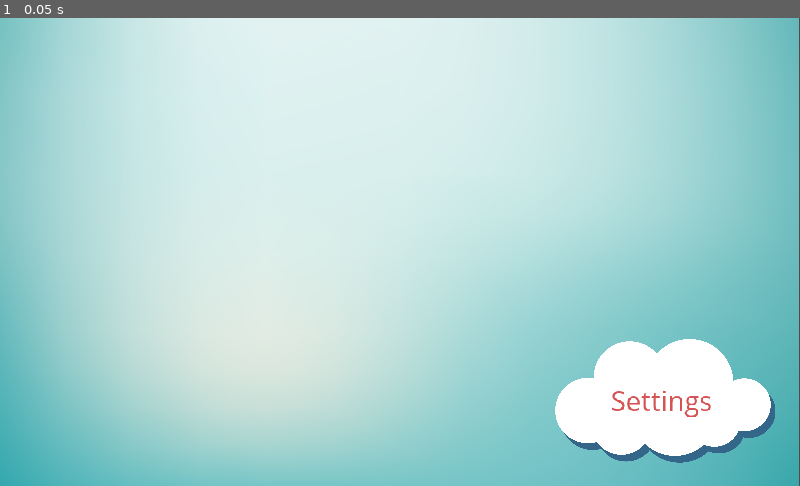
Above: before the commit, frame 1.
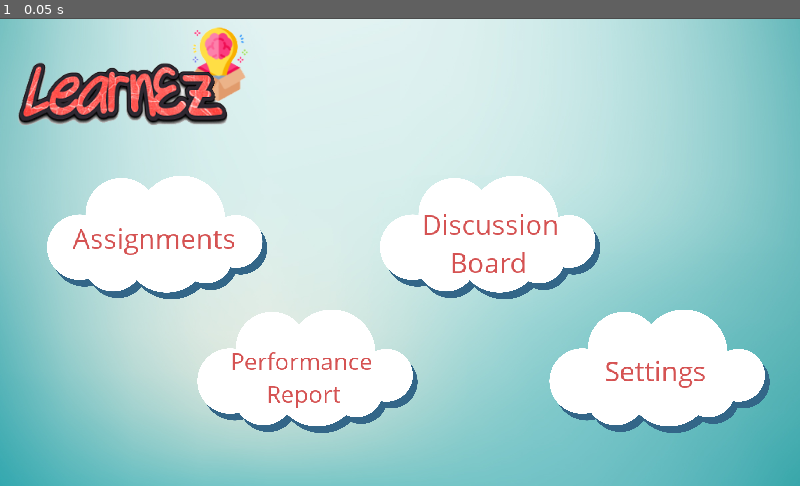
Above: after the commit, the same moment.

Repository: jermsinarocket/SSAD_LearnEz
Game: Godot game, scene res://entities/Menu/Teacher_MainMenu_Controller.tscn
Same seed, same stepped clock (60 frames per second), same inputs: the game is played once before the commit and once after it. This scene is started directly instead of the project's main scene.
Inputs:
- Up to frame 1 (0.05 s): no input

The runs differ from the first frame. In frame 1, 24% of the frame differs, in the area x 0-100%, y 0-100%.

Commit message:
Update

Diff:
--- a/LearnEz/entities/LoginManager/Close_Btn.gd
+++ /dev/null
@@ -1,9 +0,0 @@
-extends Button
-
-func _ready():
-	connect("pressed",self,"close_popup")
-	pass
-
-func close_popup():
-	print("pressed")
-	get_parent().hide()
--- a/LearnEz/entities/LoginManager/Forget_Password.gd
+++ b/LearnEz/entities/LoginManager/Forget_Password.gd
@@ -1,10 +1,10 @@
 extends Sprite
 
-
+#Handles Forget Password Popup
 func _ready():
 	self.hide()
 	$Close_Btn.connect("pressed",self,"on_button_pressed")
-	pass # Replace with function body.
+	pass
 
 func on_button_pressed():
 	get_parent().get_node("Reset_by_Email").hide()
--- a/LearnEz/entities/LoginManager/Forget_Password_Btn.gd
+++ /dev/null
@@ -1,11 +0,0 @@
-extends RichTextLabel
-
-
-func _ready():
-	connect("meta_clicked", self, "_meta_clicked")
-	pass # Replace with function body.
-
-func _meta_clicked(meta):
-	get_parent().get_node("Reset_by_Email").show()
-	get_parent().get_node("Reset_by_ID").show()
-	get_parent().get_node("Forget_Password_Popup").show()
--- a/LearnEz/entities/LoginManager/LoginController.tscn
+++ b/LearnEz/entities/LoginManager/LoginController.tscn
@@ -6,45 +6,42 @@
 [ext_resource path="res://fonts/OpenSans_Normal.tres" type="DynamicFont" id=4]
 [ext_resource path="res://images/button_login.png" type="Texture" id=5]
 [ext_resource path="res://entities/LoginManager/Login_Btn.gd" type="Script" id=6]
-[ext_resource path="res://entities/LoginManager/Forget_Password_Btn.gd" type="Script" id=7]
-[ext_resource path="res://images/modal_box.png" type="Texture" id=8]
-[ext_resource path="res://entities/LoginManager/noAccount_Popup.gd" type="Script" id=9]
-[ext_resource path="res://images/close_button.png" type="Texture" id=10]
-[ext_resource path="res://entities/LoginManager/Forget_Password.gd" type="Script" id=11]
-[ext_resource path="res://images/button_reset.png" type="Texture" id=12]
-[ext_resource path="res://entities/LoginManager/Reset_Btn.gd" type="Script" id=13]
-[ext_resource path="res://entities/LoginManager/reset_by_ID.gd" type="Script" id=14]
-[ext_resource path="res://entities/LoginManager/reset_by_Email.gd" type="Script" id=15]
-[ext_resource path="res://images/frames/loading/frame-0.png" type="Texture" id=16]
-[ext_resource path="res://images/frames/loading/frame-1.png" type="Texture" id=17]
-[ext_resource path="res://images/frames/loading/frame-2.png" type="Texture" id=18]
-[ext_resource path="res://images/frames/loading/frame-3.png" type="Texture" id=19]
-[ext_resource path="res://images/frames/loading/frame-4.png" type="Texture" id=20]
-[ext_resource path="res://images/frames/loading/frame-5.png" type="Texture" id=21]
-[ext_resource path="res://images/frames/loading/frame-6.png" type="Texture" id=22]
-[ext_resource path="res://images/frames/loading/frame-7.png" type="Texture" id=23]
-[ext_resource path="res://images/frames/loading/frame-8.png" type="Texture" id=24]
-[ext_resource path="res://images/frames/loading/frame-9.png" type="Texture" id=25]
-[ext_resource path="res://images/frames/loading/frame-10.png" type="Texture" id=26]
-[ext_resource path="res://images/frames/loading/frame-11.png" type="Texture" id=27]
-[ext_resource path="res://images/frames/loading/frame-12.png" type="Texture" id=28]
-[ext_resource path="res://images/frames/loading/frame-13.png" type="Texture" id=29]
-[ext_resource path="res://images/frames/loading/frame-14.png" type="Texture" id=30]
-[ext_resource path="res://images/frames/loading/frame-15.png" type="Texture" id=31]
-[ext_resource path="res://images/frames/loading/frame-16.png" type="Texture" id=32]
-[ext_resource path="res://images/frames/loading/frame-17.png" type="Texture" id=33]
-[ext_resource path="res://images/frames/loading/frame-18.png" type="Texture" id=34]
-[ext_resource path="res://images/frames/loading/frame-19.png" type="Texture" id=35]
-[ext_resource path="res://images/frames/loading/frame-20.png" type="Texture" id=36]
-[ext_resource path="res://images/frames/loading/frame-21.png" type="Texture" id=37]
-[ext_resource path="res://images/frames/loading/frame-22.png" type="Texture" id=38]
-[ext_resource path="res://images/frames/loading/frame-23.png" type="Texture" id=39]
-[ext_resource path="res://images/frames/loading/frame-24.png" type="Texture" id=40]
-[ext_resource path="res://images/frames/loading/frame-25.png" type="Texture" id=41]
-[ext_resource path="res://images/frames/loading/frame-26.png" type="Texture" id=42]
-[ext_resource path="res://images/frames/loading/frame-27.png" type="Texture" id=43]
-[ext_resource path="res://images/frames/loading/frame-28.png" type="Texture" id=44]
-[ext_resource path="res://images/frames/loading/frame-29.png" type="Texture" id=45]
+[ext_resource path="res://images/modal_box.png" type="Texture" id=7]
+[ext_resource path="res://entities/LoginManager/noAccount_Popup.gd" type="Script" id=8]
+[ext_resource path="res://images/close_button.png" type="Texture" id=9]
+[ext_resource path="res://entities/LoginManager/Forget_Password.gd" type="Script" id=10]
+[ext_resource path="res://images/button_reset.png" type="Texture" id=11]
+[ext_resource path="res://entities/LoginManager/Reset_Btn.gd" type="Script" id=12]
+[ext_resource path="res://images/frames/loading/frame-0.png" type="Texture" id=13]
+[ext_resource path="res://images/frames/loading/frame-1.png" type="Texture" id=14]
+[ext_resource path="res://images/frames/loading/frame-2.png" type="Texture" id=15]
+[ext_resource path="res://images/frames/loading/frame-3.png" type="Texture" id=16]
+[ext_resource path="res://images/frames/loading/frame-4.png" type="Texture" id=17]
+[ext_resource path="res://images/frames/loading/frame-5.png" type="Texture" id=18]
+[ext_resource path="res://images/frames/loading/frame-6.png" type="Texture" id=19]
+[ext_resource path="res://images/frames/loading/frame-7.png" type="Texture" id=20]
+[ext_resource path="res://images/frames/loading/frame-8.png" type="Texture" id=21]
+[ext_resource path="res://images/frames/loading/frame-9.png" type="Texture" id=22]
+[ext_resource path="res://images/frames/loading/frame-10.png" type="Texture" id=23]
+[ext_resource path="res://images/frames/loading/frame-11.png" type="Texture" id=24]
+[ext_resource path="res://images/frames/loading/frame-12.png" type="Texture" id=25]
+[ext_resource path="res://images/frames/loading/frame-13.png" type="Texture" id=26]
+[ext_resource path="res://images/frames/loading/frame-14.png" type="Texture" id=27]
+[ext_resource path="res://images/frames/loading/frame-15.png" type="Texture" id=28]
+[ext_resource path="res://images/frames/loading/frame-16.png" type="Texture" id=29]
+[ext_resource path="res://images/frames/loading/frame-17.png" type="Texture" id=30]
+[ext_resource path="res://images/frames/loading/frame-18.png" type="Texture" id=31]
+[ext_resource path="res://images/frames/loading/frame-19.png" type="Texture" id=32]
+[ext_resource path="res://images/frames/loading/frame-20.png" type="Texture" id=33]
+[ext_resource path="res://images/frames/loading/frame-21.png" type="Texture" id=34]
+[ext_resource path="res://images/frames/loading/frame-22.png" type="Texture" id=35]
+[ext_resource path="res://images/frames/loading/frame-23.png" type="Texture" id=36]
+[ext_resource path="res://images/frames/loading/frame-24.png" type="Texture" id=37]
+[ext_resource path="res://images/frames/loading/frame-25.png" type="Texture" id=38]
+[ext_resource path="res://images/frames/loading/frame-26.png" type="Texture" id=39]
+[ext_resource path="res://images/frames/loading/frame-27.png" type="Texture" id=40]
+[ext_resource path="res://images/frames/loading/frame-28.png" type="Texture" id=41]
+[ext_resource path="res://images/frames/loading/frame-29.png" type="Texture" id=42]
 
 [sub_resource type="StyleBoxLine" id=1]
 
@@ -56,14 +53,13 @@
 
 [sub_resource type="SpriteFrames" id=4]
 animations = [ {
-"frames": [ ExtResource( 16 ), ExtResource( 17 ), ExtResource( 18 ), ExtResource( 19 ), ExtResource( 20 ), ExtResource( 21 ), ExtResource( 22 ), ExtResource( 23 ), ExtResource( 24 ), ExtResource( 25 ), ExtResource( 26 ), ExtResource( 27 ), ExtResource( 28 ), ExtResource( 29 ), ExtResource( 30 ), ExtResource( 31 ), ExtResource( 32 ), ExtResource( 33 ), ExtResource( 34 ), ExtResource( 35 ), ExtResource( 36 ), ExtResource( 37 ), ExtResource( 38 ), ExtResource( 39 ), ExtResource( 40 ), ExtResource( 41 ), ExtResource( 42 ), ExtResource( 43 ), ExtResource( 44 ), ExtResource( 45 ) ],
+"frames": [ ExtResource( 13 ), ExtResource( 14 ), ExtResource( 15 ), ExtResource( 16 ), ExtResource( 17 ), ExtResource( 18 ), ExtResource( 19 ), ExtResource( 20 ), ExtResource( 21 ), ExtResource( 22 ), ExtResource( 23 ), ExtResource( 24 ), ExtResource( 25 ), ExtResource( 26 ), ExtResource( 27 ), ExtResource( 28 ), ExtResource( 29 ), ExtResource( 30 ), ExtResource( 31 ), ExtResource( 32 ), ExtResource( 33 ), ExtResource( 34 ), ExtResource( 35 ), ExtResource( 36 ), ExtResource( 37 ), ExtResource( 38 ), ExtResource( 39 ), ExtResource( 40 ), ExtResource( 41 ), ExtResource( 42 ) ],
 "loop": true,
 "name": "loading",
 "speed": 30.0
 } ]
 
 [node name="LoginController" type="Node2D"]
-editor/display_folded = true
 position = Vector2( 1, 0 )
 script = ExtResource( 1 )
 
@@ -150,6 +146,7 @@
 scroll_active = false
 
 [node name="username_empty_label" type="RichTextLabel" parent="."]
+visible = false
 margin_left = 346.89
 margin_top = 432.813
 margin_right = 1096.89
@@ -160,6 +157,7 @@
 text = "Please input your Username"
 
 [node name="password_empty_label" type="RichTextLabel" parent="."]
+visible = false
 margin_left = 346.212
 margin_top = 454.458
 margin_right = 1096.21
@@ -222,21 +220,19 @@
 bbcode_enabled = true
 bbcode_text = "[url={\"data\"=\"\"}]Forgot Password?[/url]"
 text = "Forgot Password?"
-script = ExtResource( 7 )
 
 [node name="NoAccount_Popup" type="Sprite" parent="."]
-editor/display_folded = true
 visible = false
 position = Vector2( 517.501, 274.5 )
 scale = Vector2( 1.09961, 1.16211 )
-texture = ExtResource( 8 )
-script = ExtResource( 9 )
+texture = ExtResource( 7 )
+script = ExtResource( 8 )
 
 [node name="Close_Btn" type="TouchScreenButton" parent="NoAccount_Popup"]
 position = Vector2( 219.967, -109.483 )
 scale = Vector2( 0.402976, 0.390742 )
 z_index = 1
-normal = ExtResource( 10 )
+normal = ExtResource( 9 )
 
 [node name="RichTextLabel7" type="RichTextLabel" parent="NoAccount_Popup"]
 margin_left = -236.882
@@ -262,23 +258,22 @@
 text = "You do not have an account with LearnEz. Please contact the system administrator to create an account for you"
 
 [node name="Forget_Password_Popup" type="Sprite" parent="."]
-editor/display_folded = true
 visible = false
 position = Vector2( 220.993, -137.507 )
-script = ExtResource( 11 )
+script = ExtResource( 10 )
 
 [node name="Close_Btn" type="TouchScreenButton" parent="Forget_Password_Popup"]
 position = Vector2( 533.125, 295.937 )
 scale = Vector2( 0.402976, 0.390742 )
 z_index = 1
-normal = ExtResource( 10 )
+normal = ExtResource( 9 )
 
 [node name="Reset_Btn" type="TouchScreenButton" parent="Forget_Password_Popup"]
 position = Vector2( 413.133, 636.496 )
 scale = Vector2( 0.205039, 0.205039 )
 z_index = 1
-normal = ExtResource( 12 )
-script = ExtResource( 13 )
+normal = ExtResource( 11 )
+script = ExtResource( 12 )
 
 [node name="RichTextLabel7" type="RichTextLabel" parent="Forget_Password_Popup"]
 margin_left = 32.2278
@@ -372,7 +367,6 @@
 placeholder_alpha = 1.0
 caret_blink = true
 caret_blink_speed = 0.5
-script = ExtResource( 14 )
 
 [node name="Reset_by_Email" type="LineEdit" parent="."]
 visible = false
@@ -390,7 +384,6 @@
 placeholder_alpha = 1.0
 caret_blink = true
 caret_blink_speed = 0.5
-script = ExtResource( 15 )
 
 [node name="Loading_bg" type="ColorRect" parent="."]
 visible = false
@@ -406,5 +399,5 @@
 scale = Vector2( 1.30154, 1.30154 )
 frames = SubResource( 4 )
 animation = "loading"
-frame = 23
+frame = 24
 playing = true
--- a/LearnEz/entities/LoginManager/Login_Btn.gd
+++ b/LearnEz/entities/LoginManager/Login_Btn.gd
@@ -1,5 +1,6 @@
 extends TouchScreenButton
 
+#Handles Login
 var url = userModel.getBaseUrl()
 var result
 var responseCode
@@ -15,6 +16,8 @@
 	loading_sprite = get_parent().get_node("Loading_sprite")
 	connect("pressed",self,"verifyUser")
 
+#Verify User Input
+#If verified, get User Data from Database
 func verifyUser():
 
 	var login_val = get_parent().get_node("Login_Input").text
@@ -54,12 +57,12 @@
 			get_parent().get_node("NoAccount_Popup").show()
 
 
+#Update the User Model
 func getUserInfo(login_val):
 
 	loading_bg.hide()
 	loading_sprite.hide()
 
-	#Update User Model
 	userModel.setUserID(result['userID'])
 	userModel.setUserEmail(result['email'])
 	userModel.setUserPassword(result['password'])
--- a/LearnEz/entities/LoginManager/Reset_Btn.gd
+++ b/LearnEz/entities/LoginManager/Reset_Btn.gd
@@ -1,9 +1,9 @@
 extends TouchScreenButton
 
-
+#Handles Reset Passwordb
 func _ready():
 	self.connect("pressed",self, "reset_password")
-	pass # Replace with function body.
+	pass
 
 func reset_password():
 	get_parent().hide()
--- a/LearnEz/entities/LoginManager/loginController.gd
+++ b/LearnEz/entities/LoginManager/loginController.gd
@@ -1,5 +1,6 @@
 extends Node
 
+#Login  Controller
 func _ready():
 	root.set_screen_orientation(0)
 	get_tree().set_auto_accept_quit(false)
@@ -7,9 +8,15 @@
 	$password_empty_label.hide()
 	$Loading_bg.hide()
 	$Loading_sprite.hide()
+	$Reset_by_Email.hide()
+	$Reset_by_ID.hide()
+	$Forget_Password_Btn.connect("meta_clicked", self, "_meta_clicked")
+	pass
 
-	pass # Replace with function body.
-
+func _meta_clicked(meta):
+	$Reset_by_Email.show()
+	$Reset_by_ID.show()
+	$Forget_Password_Popup.show()
 
 func _notification(what):
     if (what == MainLoop.NOTIFICATION_WM_GO_BACK_REQUEST):
--- a/LearnEz/entities/LoginManager/noAccount_Popup.gd
+++ b/LearnEz/entities/LoginManager/noAccount_Popup.gd
@@ -1,9 +1,10 @@
 extends Sprite
 
+#Handles Error Message for invalid login
 func _ready():
 	self.hide()
 	$Close_Btn.connect("pressed",self, "close_popup")
-	pass # Replace with function body.
+	pass
 
 func close_popup():
 	self.hide()
--- a/LearnEz/entities/LoginManager/reset_by_Email.gd
+++ /dev/null
@@ -1,5 +0,0 @@
-extends LineEdit
-
-func _ready():
-	self.hide()
-	pass
--- a/LearnEz/entities/LoginManager/reset_by_ID.gd
+++ /dev/null
@@ -1,5 +0,0 @@
-extends LineEdit
-
-func _ready():
-	self.hide()
-	pass
--- a/LearnEz/entities/Main/Launch.gd
+++ b/LearnEz/entities/Main/Launch.gd
@@ -1,4 +1,6 @@
 extends Node
+
+#Handle Launch Page
 
 func _ready():
 	root.set_screen_orientation(0)
--- a/LearnEz/entities/Menu/Teacher_MainMenu_Controller.tscn
+++ b/LearnEz/entities/Menu/Teacher_MainMenu_Controller.tscn
@@ -1,29 +1,81 @@
-[gd_scene load_steps=5 format=2]
+[gd_scene load_steps=6 format=2]
 
 [ext_resource path="res://entities/Menu/teacher_MainMenu_Controller.gd" type="Script" id=1]
 [ext_resource path="res://images/background.jpg" type="Texture" id=2]
-[ext_resource path="res://images/menu_option.png" type="Texture" id=3]
-[ext_resource path="res://fonts/OpenSans_Normal.tres" type="DynamicFont" id=4]
+[ext_resource path="res://images/logo_small.png" type="Texture" id=3]
+[ext_resource path="res://images/menu_option.png" type="Texture" id=4]
+[ext_resource path="res://fonts/OpenSans_Normal.tres" type="DynamicFont" id=5]
 
 [node name="Teacher_MainMenu_Controller" type="Node2D"]
 script = ExtResource( 1 )
 
 [node name="Background" type="Sprite" parent="."]
-position = Vector2( 510.349, 301.084 )
+position = Vector2( 511.866, 301.479 )
 scale = Vector2( 0.853, 0.501 )
 texture = ExtResource( 2 )
 
+[node name="logo" type="Sprite" parent="."]
+position = Vector2( 175.75, 79.8001 )
+texture = ExtResource( 3 )
+
 [node name="Settings" type="TouchScreenButton" parent="."]
-position = Vector2( 710.709, 411.574 )
+position = Vector2( 703.309, 373.764 )
 scale = Vector2( 0.078, 0.078 )
-normal = ExtResource( 3 )
+normal = ExtResource( 4 )
+
+[node name="Discussion_Board" type="TouchScreenButton" parent="."]
+position = Vector2( 486.363, 202.172 )
+scale = Vector2( 0.078, 0.078 )
+normal = ExtResource( 4 )
+
+[node name="Performance_Report" type="TouchScreenButton" parent="."]
+position = Vector2( 252.614, 373.764 )
+scale = Vector2( 0.078, 0.078 )
+normal = ExtResource( 4 )
+
+[node name="Assignment" type="TouchScreenButton" parent="."]
+position = Vector2( 60.167, 202.172 )
+scale = Vector2( 0.078, 0.078 )
+normal = ExtResource( 4 )
 
 [node name="settingstxt" type="RichTextLabel" parent="."]
-margin_left = 781.845
-margin_top = 466.264
-margin_right = 995.845
-margin_bottom = 568.264
+margin_left = 774.445
+margin_top = 428.454
+margin_right = 988.445
+margin_bottom = 530.454
 rect_scale = Vector2( 0.7, 0.7 )
-custom_fonts/normal_font = ExtResource( 4 )
+custom_fonts/normal_font = ExtResource( 5 )
 custom_colors/default_color = Color( 0.839216, 0.329412, 0.329412, 1 )
 text = "Settings"
+
+[node name="performancereportxt" type="RichTextLabel" parent="."]
+margin_left = 294.59
+margin_top = 418.768
+margin_right = 875.59
+margin_bottom = 570.768
+rect_scale = Vector2( 0.6, 0.6 )
+custom_fonts/normal_font = ExtResource( 5 )
+custom_colors/default_color = Color( 0.839216, 0.329412, 0.329412, 1 )
+text = "Performance
+      Report"
+
+[node name="Assignments" type="RichTextLabel" parent="."]
+margin_left = 93.2543
+margin_top = 258.191
+margin_right = 484.254
+margin_bottom = 360.191
+rect_scale = Vector2( 0.7, 0.7 )
+custom_fonts/normal_font = ExtResource( 5 )
+custom_colors/default_color = Color( 0.839216, 0.329412, 0.329412, 1 )
+text = "Assignments"
+
+[node name="Assignments2" type="RichTextLabel" parent="."]
+margin_left = 539.746
+margin_top = 239.84
+margin_right = 833.746
+margin_bottom = 383.84
+rect_scale = Vector2( 0.7, 0.7 )
+custom_fonts/normal_font = ExtResource( 5 )
+custom_colors/default_color = Color( 0.839216, 0.329412, 0.329412, 1 )
+text = "Discussion
+    Board"
--- a/LearnEz/entities/Menu/student_MainMenu_Controller.gd
+++ b/LearnEz/entities/Menu/student_MainMenu_Controller.gd
@@ -1,4 +1,6 @@
 extends Node2D
+
+#Student Main Menu
 
 func _ready():
 	root.set_screen_orientation(0)
@@ -12,28 +14,28 @@
 	pass
 
 #Testing only (Comment out otherwise)
-#func _notification(what):
-#    if (what == MainLoop.NOTIFICATION_WM_GO_BACK_REQUEST):
-#        root.return_to_last()
+func _notification(what):
+    if (what == MainLoop.NOTIFICATION_WM_GO_BACK_REQUEST):
+        root.return_to_last()
 
 func playgame_pressed():
-	print("playgame")
+	root.switch_scene("res://entities/Settings/SettingsController.tscn")
 
 
 func usercreations_pressed():
-	print("usercreations")
+	root.switch_scene("res://entities/Settings/SettingsController.tscn")
 
 
 func assignments_pressed():
-	print("assignments")
+	root.switch_scene("res://entities/Settings/SettingsController.tscn")
 
 
 func leaderboard_pressed():
-	print("leaderboard")
+	root.switch_scene("res://entities/Settings/SettingsController.tscn")
 
 
 func discussionboard_pressed():
-	print("discussionboard")
+	root.switch_scene("res://entities/Settings/SettingsController.tscn")
 
 func settings_pressed():
 	root.switch_scene("res://entities/Settings/SettingsController.tscn")
--- a/LearnEz/entities/Menu/teacher_MainMenu_Controller.gd
+++ b/LearnEz/entities/Menu/teacher_MainMenu_Controller.gd
@@ -1,15 +1,29 @@
 extends Node2D
+
+#Student Main Menu
 
 func _ready():
 	root.set_screen_orientation(0)
 	get_tree().set_auto_accept_quit(false)
 	$Settings.connect("pressed",self,"settings_pressed")
-	pass # Replace with function body.
+	$Assignment.connect("pressed",self,"assignment_pressed")
+	$Performance_Report.connect("pressed",self,"performance_report_pressed")
+	$Discussion_Board.connect("pressed",self,"discussion_board_pressed")
+	pass
 
 #Testing only
 func _notification(what):
     if (what == MainLoop.NOTIFICATION_WM_GO_BACK_REQUEST):
         root.return_to_last()
 
+func assignment_pressed():
+	root.switch_scene("res://entities/Settings/SettingsController.tscn")
+
 func settings_pressed():
 	root.switch_scene("res://entities/Settings/SettingsController.tscn")
+
+func performance_report_pressed():
+	root.switch_scene("res://entities/Settings/SettingsController.tscn")
+
+func discussion_board_pressed():
+	root.switch_scene("res://entities/Settings/SettingsController.tscn")
--- a/LearnEz/entities/User/userModel.gd
+++ b/LearnEz/entities/User/userModel.gd
@@ -1,4 +1,6 @@
 extends Node
+
+#User Model
 
 var baseUrl = "user"
 var userID
Not shown: 2 places in LearnEz/entities/LoginManager/LoginController.tscn that only renumber resources
